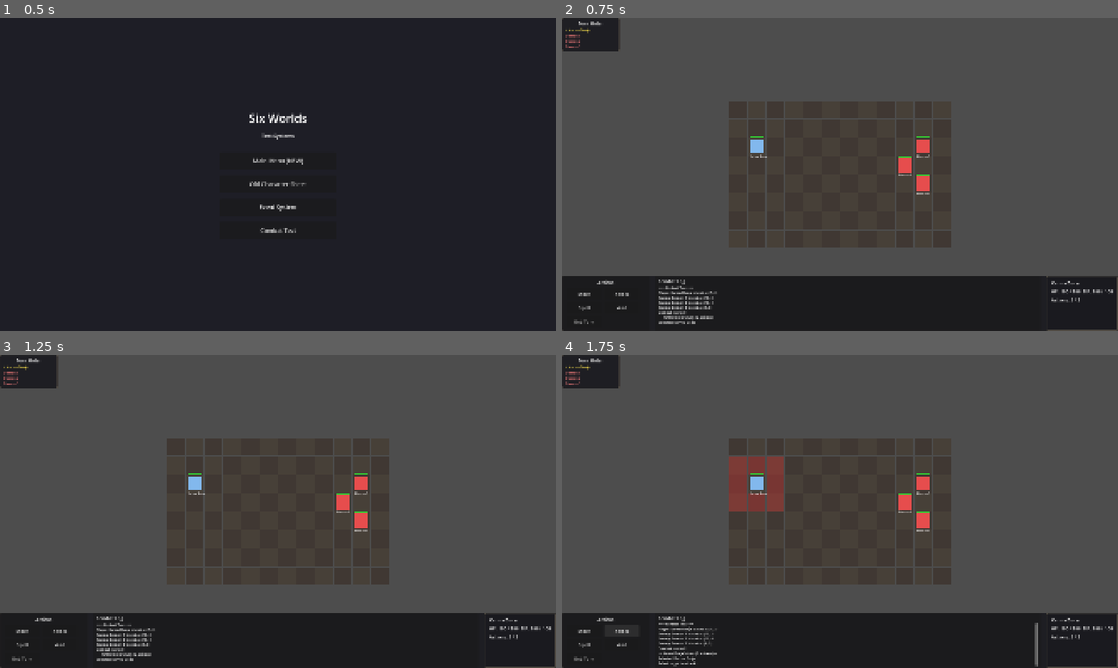
Above: before the commit, frames 1-4 (two rows, left to right).
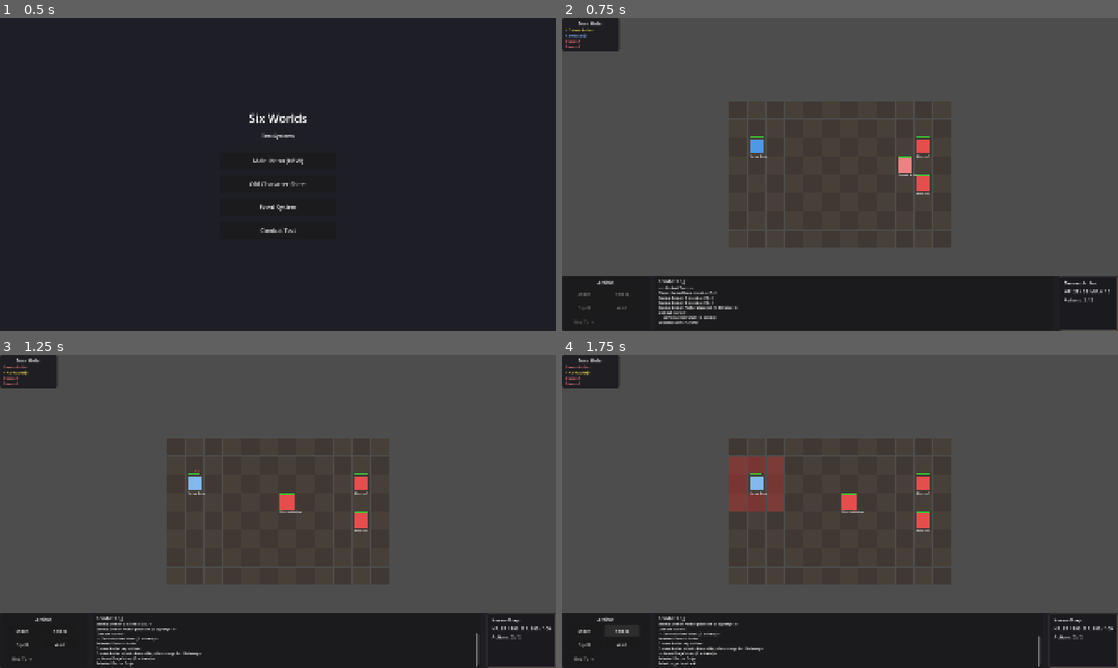
Above: after the commit, the same moments.

Repository: olstach/six_worlds
Game: Godot game, scene res://scenes/ui/test_launcher.tscn
Same seed, same stepped clock (60 frames per second), same inputs: the game is played once before the commit and once after it.
Inputs:
- Up to frame 1 (0.5 s): no input
- Up to frame 2 (0.75 s): click "Combat Test" at 0.5 s
- Up to frame 3 (1.25 s): no input
- Up to frame 4 (1.75 s): click "Attack" at 1.25 s

Frame 1 is identical in both runs. In frame 2, 0.7% of the frame differs, in the area x 0-100%, y 3-100%; in frame 3, 1.3%; in frame 4, 1.0%.

Commit message:
implement ranged weapon attacks
- Add range stat to bows (4-6 range) and throwing weapons (3 range)
- Add longbow and throwing_knife items
- CombatUnit checks equipped weapon for attack range
- Ranged weapons use Finesse for damage (melee uses Strength)
- Weapon skill bonuses to damage and accuracy (+2 per level)
- Enemy AI repositions ranged units to stay at optimal distance
- Add test ranged enemy (Demon Archer) to combat

https://claude.ai/code/session_01J7UJjeK5yEf2VudmoBjT16

Diff:
--- a/resources/data/items.json
+++ b/resources/data/items.json
@@ -81,7 +81,7 @@
 			"value": 40,
 			"description": "A simple bow for hunting game.",
 			"requirements": {"finesse": 10},
-			"stats": {"damage": 7, "accuracy": 10},
+			"stats": {"damage": 7, "accuracy": 10, "range": 5},
 			"abilities": []
 		},
 		"short_bow": {
@@ -95,7 +95,35 @@
 			"value": 30,
 			"description": "A compact bow, easy to carry.",
 			"requirements": {"finesse": 8},
-			"stats": {"damage": 5, "accuracy": 15},
+			"stats": {"damage": 5, "accuracy": 15, "range": 4},
+			"abilities": []
+		},
+		"longbow": {
+			"name": "Longbow",
+			"type": "bow",
+			"slot": "weapon_main",
+			"two_handed": true,
+			"rarity": "uncommon",
+			"element": "air",
+			"weight": 4,
+			"value": 80,
+			"description": "A powerful bow requiring great skill to draw.",
+			"requirements": {"finesse": 12, "strength": 10},
+			"stats": {"damage": 10, "accuracy": 5, "range": 6},
+			"abilities": []
+		},
+		"throwing_knife": {
+			"name": "Throwing Knife",
+			"type": "thrown",
+			"slot": "weapon_main",
+			"two_handed": false,
+			"rarity": "common",
+			"element": "air",
+			"weight": 1,
+			"value": 15,
+			"description": "A balanced knife designed for throwing.",
+			"requirements": {"finesse": 8},
+			"stats": {"damage": 4, "accuracy": 10, "range": 3, "crit_chance": 5},
 			"abilities": []
 		},
 		"iron_dagger": {
@@ -450,14 +478,15 @@
 		}
 	},
 	"item_types": {
-		"sword": {"category": "weapon", "slots": ["weapon_main", "weapon_off"]},
-		"dagger": {"category": "weapon", "slots": ["weapon_main", "weapon_off"]},
-		"axe": {"category": "weapon", "slots": ["weapon_main"]},
-		"mace": {"category": "weapon", "slots": ["weapon_main"]},
-		"spear": {"category": "weapon", "slots": ["weapon_main"]},
-		"staff": {"category": "weapon", "slots": ["weapon_main"]},
-		"bow": {"category": "weapon", "slots": ["weapon_main"]},
-		"shield": {"category": "weapon", "slots": ["weapon_off"]},
+		"sword": {"category": "weapon", "slots": ["weapon_main", "weapon_off"], "ranged": false},
+		"dagger": {"category": "weapon", "slots": ["weapon_main", "weapon_off"], "ranged": false},
+		"axe": {"category": "weapon", "slots": ["weapon_main"], "ranged": false},
+		"mace": {"category": "weapon", "slots": ["weapon_main"], "ranged": false},
+		"spear": {"category": "weapon", "slots": ["weapon_main"], "ranged": false},
+		"staff": {"category": "weapon", "slots": ["weapon_main"], "ranged": false},
+		"bow": {"category": "weapon", "slots": ["weapon_main"], "ranged": true, "skill": "ranged"},
+		"thrown": {"category": "weapon", "slots": ["weapon_main"], "ranged": true, "skill": "ranged"},
+		"shield": {"category": "weapon", "slots": ["weapon_off"], "ranged": false},
 		"armor": {"category": "armor", "slots": ["chest"]},
 		"robe": {"category": "armor", "slots": ["chest"]},
 		"helmet": {"category": "armor", "slots": ["head"]},
--- a/scripts/autoload/item_system.gd
+++ b/scripts/autoload/item_system.gd
@@ -485,6 +485,7 @@
 func add_starter_items() -> void:
 	# Give player some basic starting equipment
 	add_to_inventory("bronze_sword")
+	add_to_inventory("short_bow")  # Ranged option
 	add_to_inventory("leather_vest")
 	add_to_inventory("leather_cap")
 	add_to_inventory("leather_boots")
--- a/scripts/combat/combat_arena.gd
+++ b/scripts/combat/combat_arena.gd
@@ -61,6 +61,45 @@
 	}
 }
 
+# Test ranged enemy
+const TEST_RANGED_ENEMY_DEF = {
+	"name": "Demon Archer",
+	"max_hp": 25,
+	"max_mana": 0,
+	"actions": 2,
+	"attributes": {
+		"strength": 8,
+		"finesse": 14,
+		"constitution": 8,
+		"focus": 6,
+		"awareness": 12,
+		"charm": 4,
+		"luck": 10
+	},
+	"skills": {
+		"ranged": 2
+	},
+	"derived": {
+		"initiative": 26,
+		"movement": 4,
+		"dodge": 14,
+		"damage": 6,
+		"armor": 0,
+		"accuracy": 10,
+		"crit_chance": 8
+	},
+	"resistances": {
+		"physical": 0,
+		"fire": 25
+	},
+	# Enemy-specific equipped weapon (bypasses ItemSystem)
+	"equipped_weapon": {
+		"name": "Demon Bow",
+		"type": "bow",
+		"stats": {"damage": 6, "accuracy": 10, "range": 5}
+	}
+}
+
 func _ready() -> void:
 	# Create AI timer for delayed enemy turns
 	ai_timer = Timer.new()
@@ -132,18 +171,24 @@
 		player_units.append(unit)
 		_log_message("Player: %s placed at %s" % [unit.unit_name, player_start_positions[i]])
 
-	# Create test enemies
+	# Create test enemies (mix of melee and ranged)
 	var enemy_start_positions = [Vector2i(10, 2), Vector2i(10, 4), Vector2i(9, 3)]
 
 	for i in range(3):
-		var enemy_def = TEST_ENEMY_DEF.duplicate(true)
-		enemy_def.name = "Demon " + str(i + 1)
+		var enemy_def: Dictionary
+		if i == 2:
+			# Make one enemy a ranged archer
+			enemy_def = TEST_RANGED_ENEMY_DEF.duplicate(true)
+		else:
+			enemy_def = TEST_ENEMY_DEF.duplicate(true)
+			enemy_def.name = "Demon " + str(i + 1)
 
 		var unit = CombatUnit.new()
 		unit.init_as_enemy(enemy_def)
 		combat_grid.place_unit(unit, enemy_start_positions[i])
 		enemy_units.append(unit)
-		_log_message("Enemy: %s placed at %s" % [unit.unit_name, enemy_start_positions[i]])
+		var range_text = " (range: %d)" % unit.get_attack_range() if unit.get_attack_range() > 1 else ""
+		_log_message("Enemy: %s placed at %s%s" % [unit.unit_name, enemy_start_positions[i], range_text])
 
 	# Start combat
 	CombatManager.start_combat(combat_grid, player_units, enemy_units)
@@ -735,8 +780,11 @@
 		CombatManager.end_turn()
 		return
 
-	# Find nearest alive player
+	# Find best target based on range
+	var attack_range = unit.get_attack_range()
+	var is_ranged = attack_range > 1
 	var nearest: CombatUnit = _find_nearest_enemy(unit, player_units)
+
 	if nearest == null:
 		CombatManager.end_turn()
 		return
@@ -745,12 +793,13 @@
 	while CombatManager.can_act(1) and CombatManager.get_current_unit() == unit:
 		var dist = _grid_distance(unit.grid_position, nearest.grid_position)
 
-		if dist <= unit.get_attack_range():
+		if dist <= attack_range:
 			# In range - attack!
 			var result = CombatManager.attack_unit(unit, nearest)
 			if result.success:
 				if result.hit:
-					_log_message("%s attacks %s for %d damage!" % [unit.unit_name, nearest.unit_name, result.damage])
+					var ranged_text = " from range" if dist > 1 else ""
+					_log_message("%s attacks %s%s for %d damage!" % [unit.unit_name, nearest.unit_name, ranged_text, result.damage])
 				else:
 					_log_message("%s attacks %s - MISS!" % [unit.unit_name, nearest.unit_name])
 
@@ -760,22 +809,39 @@
 					if nearest == null:
 						break  # No more targets
 		else:
-			# Out of range - move closer
+			# Out of range - need to reposition
 			var move_range = CombatManager.get_movement_range(unit)
 			var best_tile: Vector2i = unit.grid_position
-			var best_dist: int = dist
+			var best_score: int = -999
 
 			for tile in move_range:
 				var tile_dist = _grid_distance(tile, nearest.grid_position)
-				if tile_dist < best_dist:
-					best_dist = tile_dist
-					best_tile = tile
+
+				if is_ranged:
+					# Ranged units prefer to stay at max range (safe distance)
+					# Score: want to be in range but not too close
+					var score = 0
+					if tile_dist <= attack_range:
+						score = 100  # Can attack from here
+						score += mini(tile_dist, attack_range)  # Prefer staying back
+					else:
+						score = -tile_dist  # Get closer if out of range
+					if score > best_score:
+						best_score = score
+						best_tile = tile
+				else:
+					# Melee units just want to get close
+					if tile_dist < _grid_distance(best_tile, nearest.grid_position):
+						best_tile = tile
 
 			if best_tile != unit.grid_position:
 				CombatManager.move_unit(unit, best_tile)
-				_log_message("%s moves toward %s" % [unit.unit_name, nearest.unit_name])
+				if is_ranged:
+					_log_message("%s repositions" % unit.unit_name)
+				else:
+					_log_message("%s moves toward %s" % [unit.unit_name, nearest.unit_name])
 			else:
-				# Can't get closer, skip remaining actions
+				# Can't improve position, skip remaining actions
 				break
 
 	# End turn if we still have control
--- a/scripts/combat/combat_unit.gd
+++ b/scripts/combat/combat_unit.gd
@@ -214,11 +214,48 @@
 	return max_actions
 
 
+## Get the equipped main-hand weapon data
+func get_equipped_weapon() -> Dictionary:
+	# For enemies, check if weapon data is in character_data
+	if character_data.has("equipped_weapon"):
+		return character_data.equipped_weapon
+
+	# For player/party units, get from equipment via ItemSystem
+	if ItemSystem and character_data.has("equipment"):
+		var weapon_id = ItemSystem.get_equipped_item(character_data, "weapon_main")
+		if weapon_id != "":
+			return ItemSystem.get_item(weapon_id)
+
+	return {}
+
+
+## Check if equipped weapon is ranged
+func is_ranged_weapon() -> bool:
+	var weapon = get_equipped_weapon()
+	if weapon.is_empty():
+		return false
+
+	var weapon_type = weapon.get("type", "")
+
+	# Check item type info for ranged flag
+	if ItemSystem:
+		var type_info = ItemSystem.get_type_info(weapon_type)
+		if type_info.get("ranged", false):
+			return true
+
+	# Fallback: check if weapon has range > 1 stat
+	var stats = weapon.get("stats", {})
+	return stats.get("range", 1) > 1
+
+
 ## Get attack range (1 for melee, more for ranged)
 func get_attack_range() -> int:
-	# TODO: Check equipped weapon for range
-	# For now, default to melee (adjacent = 1)
-	return 1
+	var weapon = get_equipped_weapon()
+	if weapon.is_empty():
+		return 1  # Default melee range when unarmed
+
+	var stats = weapon.get("stats", {})
+	return stats.get("range", 1)
 
 
 ## Get accuracy bonus
@@ -226,8 +263,15 @@
 	var derived = character_data.get("derived", {})
 	var accuracy = derived.get("accuracy", 0)
 
-	# Add skill bonus
-	# TODO: Get weapon skill level * 2
+	# Add weapon skill bonus (2 accuracy per level)
+	var skills = character_data.get("skills", {})
+	var weapon = get_equipped_weapon()
+	var weapon_type = weapon.get("type", "")
+	var skill_name = _get_weapon_skill_name(weapon_type)
+
+	if skill_name != "":
+		var skill_level = skills.get(skill_name, 0)
+		accuracy += skill_level * 2
 
 	return accuracy
 
@@ -243,16 +287,53 @@
 	var derived = character_data.get("derived", {})
 	var base_damage = derived.get("damage", 5)
 
-	# Add attribute modifier
+	# Add attribute modifier - Finesse for ranged, Strength for melee
 	var attrs = character_data.get("attributes", {})
-	# TODO: Check weapon type for STR vs FIN
-	var str_mod = (attrs.get("strength", 10) - 10)
-	base_damage += str_mod
-
-	# Add skill bonus
-	# TODO: Get weapon skill level * 2
+	var skills = character_data.get("skills", {})
+
+	if is_ranged_weapon():
+		# Ranged weapons use Finesse
+		var fin_mod = (attrs.get("finesse", 10) - 10)
+		base_damage += fin_mod
+
+		# Add Ranged skill bonus (2 damage per level)
+		var ranged_skill = skills.get("ranged", 0)
+		base_damage += ranged_skill * 2
+	else:
+		# Melee weapons use Strength
+		var str_mod = (attrs.get("strength", 10) - 10)
+		base_damage += str_mod
+
+		# Add weapon skill bonus based on weapon type
+		var weapon = get_equipped_weapon()
+		var weapon_type = weapon.get("type", "")
+		var skill_name = _get_weapon_skill_name(weapon_type)
+		if skill_name != "":
+			var skill_level = skills.get(skill_name, 0)
+			base_damage += skill_level * 2
 
 	return base_damage
+
+
+## Map weapon type to skill name
+func _get_weapon_skill_name(weapon_type: String) -> String:
+	match weapon_type:
+		"sword":
+			return "swords"
+		"dagger":
+			return "daggers"
+		"axe":
+			return "axes"
+		"mace":
+			return "maces"
+		"spear":
+			return "spears"
+		"staff":
+			return "martial_arts"  # Staves use martial arts
+		"bow", "thrown":
+			return "ranged"
+		_:
+			return ""
 
 
 ## Get armor value
Not shown, changed: TODO.md
